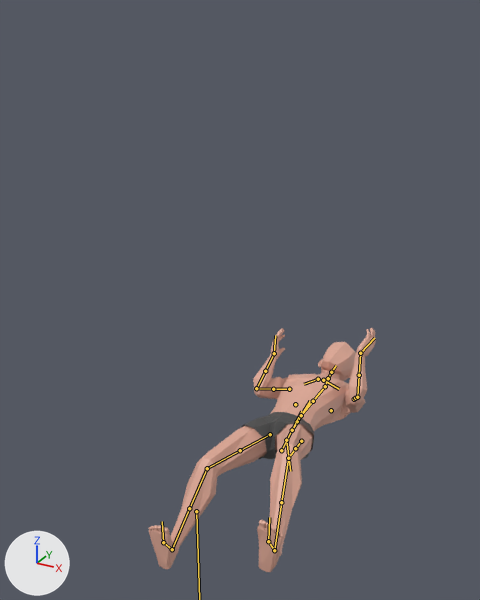
The FBX model animations/Idle.fbx: old version first, new version second.
Rendered twice from a 50 mm camera at (1.12, -1.69, 1.77) aimed at (-0.16, 0.64, 0.61). The axes (+X, +Y, +Z) are drawn at lower left. The lights are the same throughout. Both versions are drawn at frame 2 of the action 'Scene'; the numbers are the values there. The bones that bend it are drawn over the model as lines.

Objects in the first picture: 'Low poly man', 'Low poly man.001'.
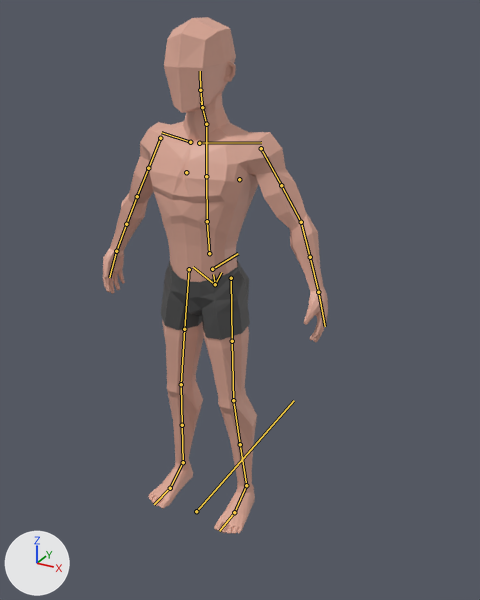
Pixel boxes [x1, y1, x2, y2] of what changed, in the pictures (480 x 600 px):
'Low poly man', posed (111% taller)
    before: [149, 328, 376, 572]
    after: [103, 17, 328, 534]
'Low poly man.001', posed
    before: [241, 412, 314, 460]
    after: [161, 260, 250, 340]
bone 'DEF-spine', root to tip
    before: (281, 450) to (292, 430)
    after: (215, 284) to (213, 274)
bone 'DEF-spine.005', root to tip
    before: (328, 378) to (331, 372)
    after: (202, 107) to (200, 90)
bone 'DEF-spine.006', root to tip
    before: (331, 372) to (336, 365)
    after: (200, 90) to (200, 71)
bone 'DEF-upper_arm.L', root to tip
    before: (354, 399) to (355, 398)
    after: (261, 148) to (281, 185)
bone 'DEF-upper_arm.L.001', root to tip
    before: (355, 398) to (357, 397)
    after: (281, 185) to (301, 222)
bone 'DEF-forearm.L', root to tip
    before: (357, 397) to (359, 375)
    after: (301, 222) to (310, 257)
bone 'DEF-forearm.L.001', root to tip
    before: (359, 375) to (360, 353)
    after: (310, 257) to (318, 292)
bone 'DEF-hand.L', root to tip
    before: (360, 353) to (374, 338)
    after: (318, 292) to (325, 326)
bone 'DEF-upper_arm.R', root to tip
    before: (289, 389) to (273, 389)
    after: (160, 138) to (148, 168)
bone 'DEF-upper_arm.R.001', root to tip
    before: (273, 389) to (256, 388)
    after: (148, 168) to (137, 196)
bone 'DEF-forearm.R', root to tip
    before: (256, 388) to (265, 371)
    after: (137, 196) to (126, 224)
bone 'DEF-hand.R', root to tip
    before: (274, 353) to (275, 335)
    after: (116, 251) to (109, 277)
bone 'DEF-thigh.L', root to tip
    before: (301, 441) to (295, 448)
    after: (231, 278) to (232, 341)
bone 'DEF-shin.L', root to tip
    before: (288, 458) to (281, 502)
    after: (233, 400) to (240, 444)
bone 'DEF-foot.L', root to tip
    before: (274, 550) to (268, 541)
    after: (246, 485) to (234, 512)
bone 'DEF-thigh.R', root to tip
    before: (270, 434) to (240, 450)
    after: (189, 269) to (184, 329)
bone 'DEF-thigh.R.001', root to tip
    before: (240, 450) to (207, 468)
    after: (184, 329) to (181, 384)
bone 'DEF-shin.R', root to tip
    before: (207, 468) to (189, 508)
    after: (181, 384) to (182, 425)
bone 'DEF-foot.R', root to tip
    before: (172, 549) to (163, 542)
    after: (183, 462) to (170, 488)
bone 'torso', root to tip
    before: (286, 440) to (290, 471)
    after: (212, 269) to (238, 253)

What the commit changed:
Object 'rig' (bone_rig_object) turns from (-90, 0, 0) to (0, 0, 0) degrees about its own x, y and z.
Bone 'DEF-spine' (bone_def_spine) moves from (0.025, -0.165, 0.04) to (0.0, 0.0, 0.0).
Bone 'DEF-spine' (bone_def_spine) turns from (2, -7, 2) to (0, 0, 0) degrees about its own x, y and z.
Bone 'DEF-spine.005' (bone_def_spine_005) turns from (0, 8, 0) to (0, 0, 0) degrees about its own x, y and z.
Bone 'DEF-spine.006' (bone_def_spine_006) turns from (17, 8, -4) to (0, 0, 0) degrees about its own x, y and z.
Bone 'DEF-upper_arm.L' (bone_def_upper_arm_l) turns from (32, -5, 18) to (-1, 0, 0) degrees about its own x, y and z.
Bone 'DEF-upper_arm.L' (bone_def_upper_arm_l) is rescaled from (1.02, 0.95, 1.02) to (1.0, 1.0, 1.0).
Bone 'DEF-upper_arm.L.001' (bone_def_upper_arm_l_001) turns from (0, -19, 0) to (0, 0, 0) degrees about its own x, y and z.
Bone 'DEF-forearm.L' (bone_def_forearm_l) turns from (75, -27, 8) to (1, 0, 0) degrees about its own x, y and z.
Bone 'DEF-forearm.L' (bone_def_forearm_l) is rescaled from (1.0, 0.93, 1.07) to (1.0, 1.0, 1.0).
Bone 'DEF-forearm.L.001' (bone_def_forearm_l_001) turns from (0, 9, 0) to (0, 0, 0) degrees about its own x, y and z.
Bone 'DEF-hand.L' (bone_def_hand_l) turns from (8, 8, 42) to (-1, 0, 0) degrees about its own x, y and z.
Bone 'DEF-hand.L' (bone_def_hand_l) is rescaled from (1.0, 1.02, 0.98) to (1.0, 1.0, 1.0).
Bone 'DEF-upper_arm.R' (bone_def_upper_arm_r) turns from (29, 3, -10) to (-1, 0, 0) degrees about its own x, y and z.
Bone 'DEF-upper_arm.R' (bone_def_upper_arm_r) is rescaled from (1.03, 0.95, 1.03) to (1.0, 1.0, 1.0).
Bone 'DEF-upper_arm.R.001' (bone_def_upper_arm_r_001) turns from (0, 16, 0) to (0, 2, 0) degrees about its own x, y and z.
Bone 'DEF-forearm.R' (bone_def_forearm_r) turns from (103, 30, -9) to (2, 2, 0) degrees about its own x, y and z.
Bone 'DEF-forearm.R' (bone_def_forearm_r) is rescaled from (1.0, 0.94, 1.06) to (1.0, 1.0, 1.0).
Bone 'DEF-hand.R' (bone_def_hand_r) turns from (-9, -9, -25) to (-1, -2, 1) degrees about its own x, y and z.
Bone 'DEF-hand.R' (bone_def_hand_r) is rescaled from (0.98, 1.04, 0.97) to (1.0, 1.0, 1.0).
Bone 'DEF-thigh.L' (bone_def_thigh_l) turns from (-21, -4, -16) to (-2, 0, 0) degrees about its own x, y and z.
Bone 'DEF-thigh.L' (bone_def_thigh_l) is rescaled from (1.02, 0.96, 1.02) to (1.0, 1.0, 1.0).
Bone 'DEF-shin.L' (bone_def_shin_l) turns from (51, -6, 11) to (4, 0, 0) degrees about its own x, y and z.
Bone 'DEF-shin.L' (bone_def_shin_l) is rescaled from (1.02, 0.93, 1.06) to (1.0, 1.0, 1.0).
Bone 'DEF-foot.L' (bone_def_foot_l) turns from (-30, -6, 8) to (-2, 0, 0) degrees about its own x, y and z.
Bone 'DEF-foot.L' (bone_def_foot_l) is rescaled from (0.97, 0.96, 1.07) to (1.0, 1.0, 1.0).
Bone 'DEF-thigh.R' (bone_def_thigh_r) turns from (-7, 1, 9) to (-2, 0, 0) degrees about its own x, y and z.
Bone 'DEF-thigh.R' (bone_def_thigh_r) is rescaled from (1.02, 0.97, 1.02) to (1.0, 1.0, 1.0).
Bone 'DEF-thigh.R.001' (bone_def_thigh_r_001) turns from (0, -7, 0) to (0, 0, 0) degrees about its own x, y and z.
Bone 'DEF-shin.R' (bone_def_shin_r) turns from (48, 0, -11) to (4, 0, 0) degrees about its own x, y and z.
Bone 'DEF-shin.R' (bone_def_shin_r) is rescaled from (1.02, 0.93, 1.05) to (1.0, 1.0, 1.0).
Bone 'DEF-foot.R' (bone_def_foot_r) turns from (-43, -1, -5) to (-2, 0, 0) degrees about its own x, y and z.
Bone 'DEF-foot.R' (bone_def_foot_r) is rescaled from (0.98, 0.95, 1.08) to (1.0, 1.0, 1.0).
Bone 'torso' (bone_torso) moves from (0.023, 0.0, -0.171) to (0.0, 0.0, 0.0).
Bone 'torso' (bone_torso) turns from (2, 0, -7) to (0, 0, 0) degrees about its own x, y and z.
